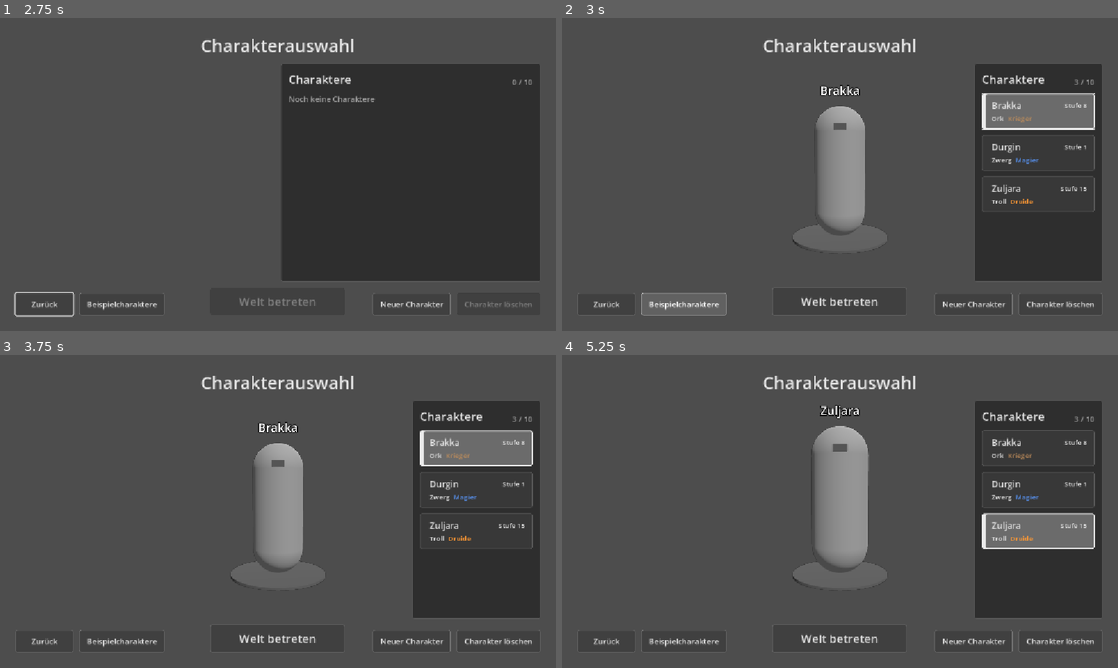
Above: before the commit, frames 1-4 (two rows, left to right).
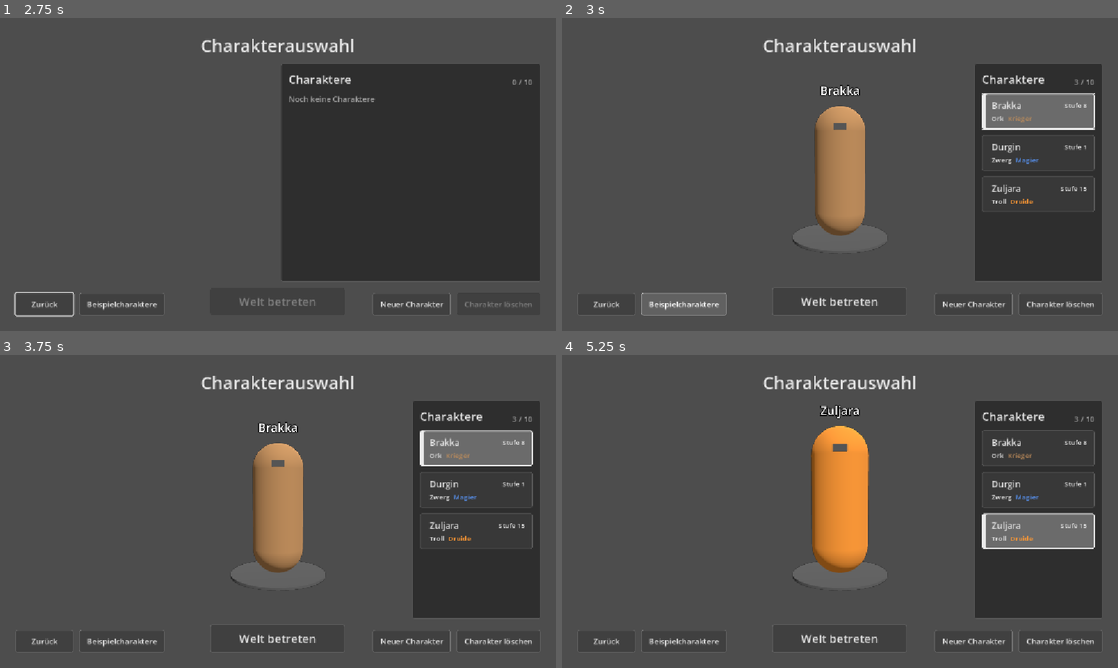
Above: after the commit, the same moments.

Repository: As94tt/WoM
Game: Godot game, scene res://scenes/ui/main_menu.tscn
Same seed, same stepped clock (60 frames per second), same inputs: the game is played once before the commit and once after it.
Inputs (mouse positions are in pixels of both pictures, inside the frame that each line leads up to):
- Up to frame 1 (2.75 s): click "Spiel beitreten" at 0.5 s; click "Zurück" at 1.25 s; click "Spiel beitreten" at 2 s
- Up to frame 2 (3 s): click "Beispielcharaktere" at 2.75 s
- Up to frame 3 (3.75 s): click (478, 448) at 3.5 s
- Up to frame 4 (5.25 s): click (1040, 489) at 4.27 s; click (1040, 530) at 5.02 s

Frame 1 is identical in both runs. In frame 2, 3.4% of the frame differs, in the area x 45-55%, y 28-70%; in frame 3, 3.4%; in frame 4, 4.3%, in the area x 44-56%, y 22-70%.

Commit message:
Platzhaltermodell in der Klassenfarbe, Drehung bleibt bei Auswahlwechsel (#8)
Co-Authored-By: Claude Opus 5.5 <noreply@anthropic.com>

Diff:
--- a/game/scenes/ui/character_preview.tscn
+++ b/game/scenes/ui/character_preview.tscn
@@ -60,6 +60,7 @@
 unique_name_in_owner = true
 
 [node name="Body" type="MeshInstance3D" parent="SubViewport/Model"]
+unique_name_in_owner = true
 position = Vector3(0, 0.9, 0)
 mesh = SubResource("CapsuleMesh_body")
 
--- a/game/scripts/ui/character_preview.gd
+++ b/game/scripts/ui/character_preview.gd
@@ -1,8 +1,9 @@
 class_name CharacterPreview
 extends SubViewportContainer
-## Platzhaltermodell eines Charakters (Ticket #6, wiederverwendbar für #8).
-## Graubox: Kapsel, gleichmäßig mit RaceData.height_factor skaliert, Name
-## darüber. Linke Maustaste ziehen dreht das Modell um die Hochachse.
+## Platzhaltermodell eines Charakters (Ticket #6, erweitert in #8).
+## Graubox: Kapsel, gleichmäßig mit RaceData.height_factor skaliert, in der
+## Klassenfarbe (ClassData.color), Name darüber. Linke Maustaste ziehen dreht
+## das Modell um die Hochachse.
 ## Rein lokal, eigene 3D-Welt in der SubViewport, nichts wird synchronisiert.
 
 ## Grundhöhe der Kapsel bei height_factor 1,0 (muss zur CapsuleMesh passen).
@@ -13,30 +14,44 @@
 const ROTATE_SPEED := 0.01
 
 @onready var _model: Node3D = %Model
+@onready var _body: MeshInstance3D = %Body
 @onready var _name_label: Label3D = %NameLabel
 
 var _dragging := false
+## Eigene Kopie des Körpermaterials, damit die Klassenfarbe nur diese
+## Vorschau färbt und nicht die gemeinsame Ressource der Szene.
+var _body_material: StandardMaterial3D
+## Grau aus der Szene, falls keine Klasse bekannt ist.
+var _neutral_color: Color
 
 
 func _ready() -> void:
+	_body_material = (_body.mesh as PrimitiveMesh).material.duplicate()
+	_neutral_color = _body_material.albedo_color
+	_body.material_override = _body_material
 	clear()
 
 
-## Zeigt einen gespeicherten Charakter. Unbekanntes Volk: Größe 1,0.
+## Zeigt einen gespeicherten Charakter, von vorn. Unbekanntes Volk: Größe 1,0;
+## unbekannte Klasse: graue Kapsel.
 func show_character(c: CharacterData) -> void:
 	if c == null:
 		clear()
 		return
-	show_appearance(c.get_race(), c.gender, c.character_name)
+	_model.rotation = Vector3.ZERO
+	show_appearance(c.get_race(), c.gender, c.character_name, c.get_class_data())
 
 
-## Zeigt ein Modell aus Volk, Geschlecht und Name (z. B. während der
-## Charaktererstellung, bevor gespeichert wird). Das Geschlecht ändert am
-## Platzhalter nichts; es ist für echte Modelle vorgesehen.
-func show_appearance(race: RaceData, _gender: CharacterData.Gender, display_name: String) -> void:
+## Zeigt ein Modell aus Volk, Geschlecht, Name und Klasse (z. B. während der
+## Charaktererstellung, bevor gespeichert wird). Die Drehung bleibt erhalten.
+## Das Geschlecht ändert am Platzhalter nichts; es ist für echte Modelle
+## vorgesehen. Ohne Klasse bleibt die Kapsel grau.
+func show_appearance(race: RaceData, _gender: CharacterData.Gender, display_name: String,
+		class_data: ClassData = null) -> void:
 	var factor := race.height_factor if race != null else 1.0
 	_model.scale = Vector3.ONE * factor
-	_model.rotation = Vector3.ZERO
+	# Klassenfarbe kommt aus den Daten (ClassData.color), siehe UI-Styleguide.
+	_body_material.albedo_color = class_data.color if class_data != null else _neutral_color
 	_model.visible = true
 	_name_label.text = display_name
 	_name_label.position.y = BASE_HEIGHT * factor + NAME_OFFSET
